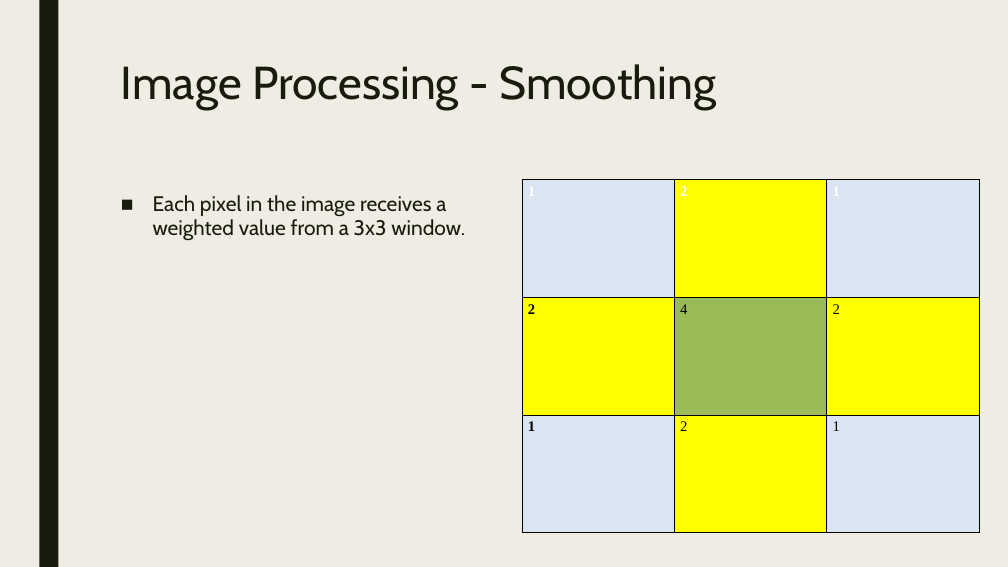
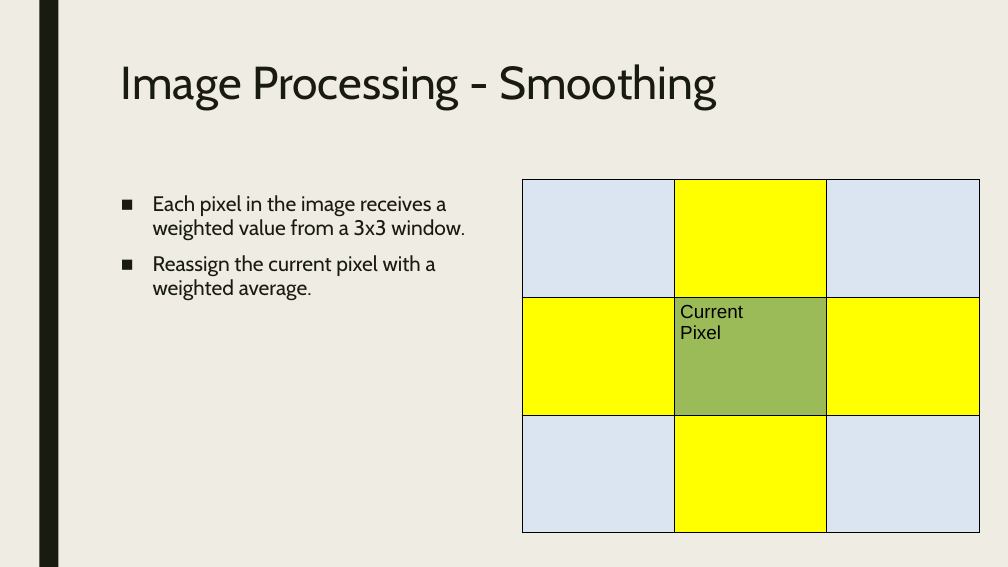
Before and after one commit to AndrewMorris-scsu/CSClassFiles, a slide deck: slide 6 of 334/ImagePresentation.odp. Drawn at 1008x567 pixels with LibreOffice and Linux fonts; fonts in the diff are those of the drawing. Boxes give left, top, right and bottom in pixels: in the first picture for what was removed or moved away, otherwise in the second. Text is boxed around its words. In the diff, an @@ line names an element or a change of style, - is before the commit and + after.

Commit message:
Image presentation for CSCI334

```diff
--- a/334/ImagePresentation.odp
+++ b/334/ImagePresentation.odp
@@ table at [523, 179, 980, 532] @@
-row 1: 1 | 2 | 1
+row 1:  |  | 
-row 2: 2 | 4 | 2
+row 2:  | Current / Pixel | 
-row 3: 1 | 2 | 1
+row 3:  |  | 
@@ text at [153, 255, 436, 301]: paragraph added @@
+■ Reassign the current pixel with a weighted average.
```
Also in this commit, not shown: 8 other slides changed, 6 slides added.
